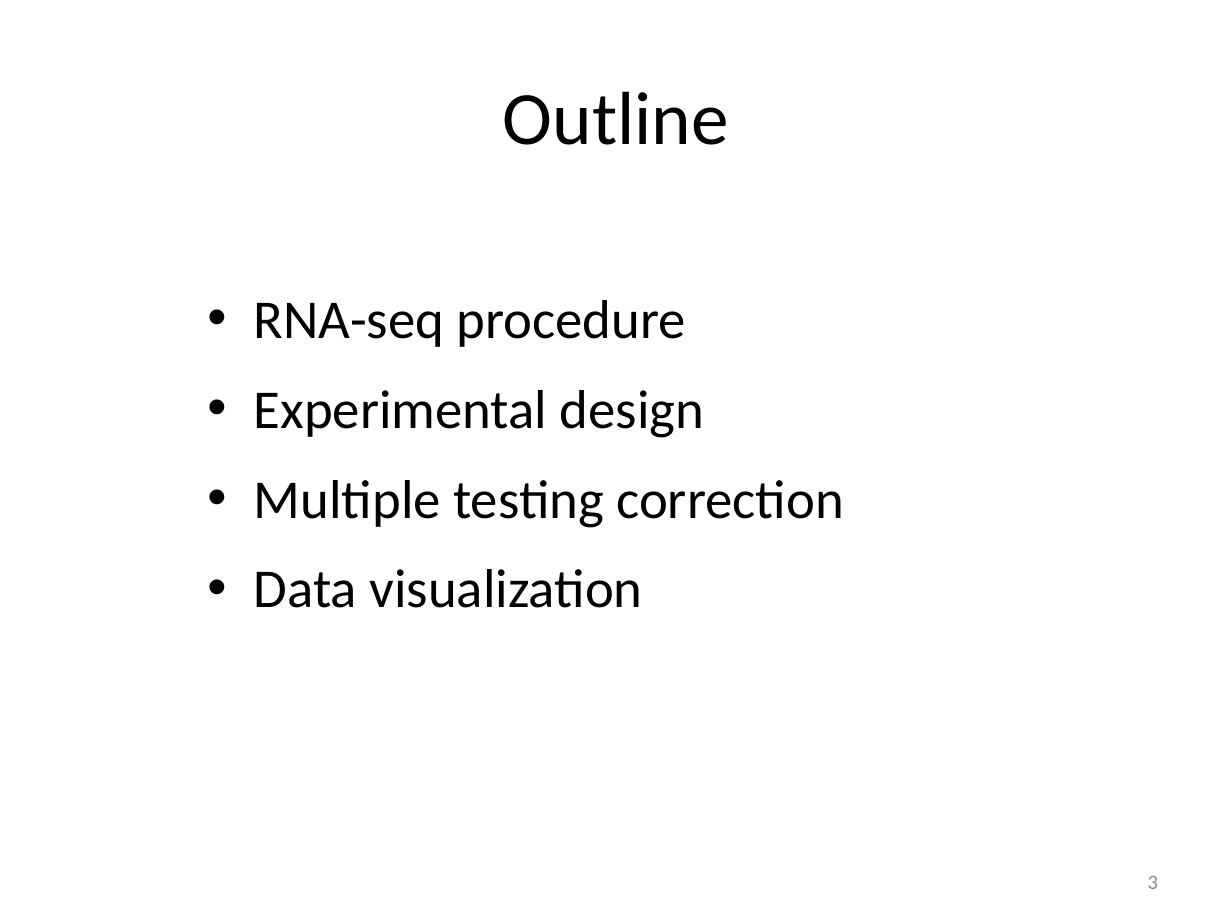
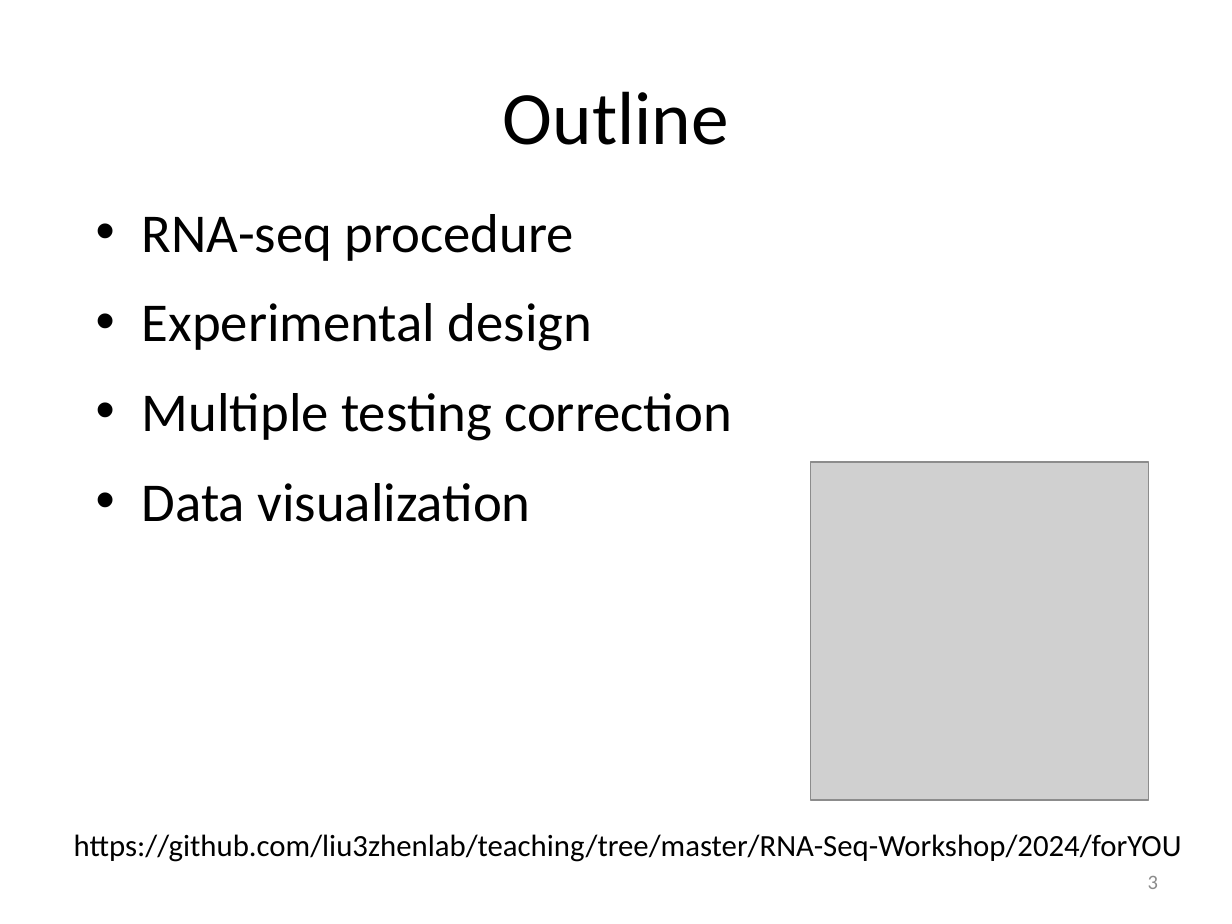
Before and after one commit to liu3zhenlab/teaching, a slide deck: slide 3 of RNA-Seq-Workshop/2024/lectures/DE-lecture_2024.pptx. Drawn at 1232x924 pixels with LibreOffice and Linux fonts; fonts in the diff are those of the drawing; grey boxes stand for pictures. Boxes give left, top, right and bottom in pixels: in the first picture for what was removed or moved away, otherwise in the second. Text is boxed around its words. In the diff, an @@ line names an element or a change of style, - is before the commit and + after.

```diff
--- a/RNA-Seq-Workshop/2024/lectures/DE-lecture_2024.pptx
+++ b/RNA-Seq-Workshop/2024/lectures/DE-lecture_2024.pptx
@@ text "RNA-seq procedure": place and size @@
-text "RNA-seq procedure" at (254, 300, 844, 608)
+text "RNA-seq procedure" at (142, 214, 732, 522)
@@ picture added at (811, 462, 1148, 800) @@
@@ text added at (74, 834, 1182, 862), 18 pt, text #000000 @@
+https://github.com/liu3zhenlab/teaching/tree/master/RNA-Seq-Workshop/2024/forYOU
```
Also in this commit, not shown: 11 other slides changed, 10 other files.
